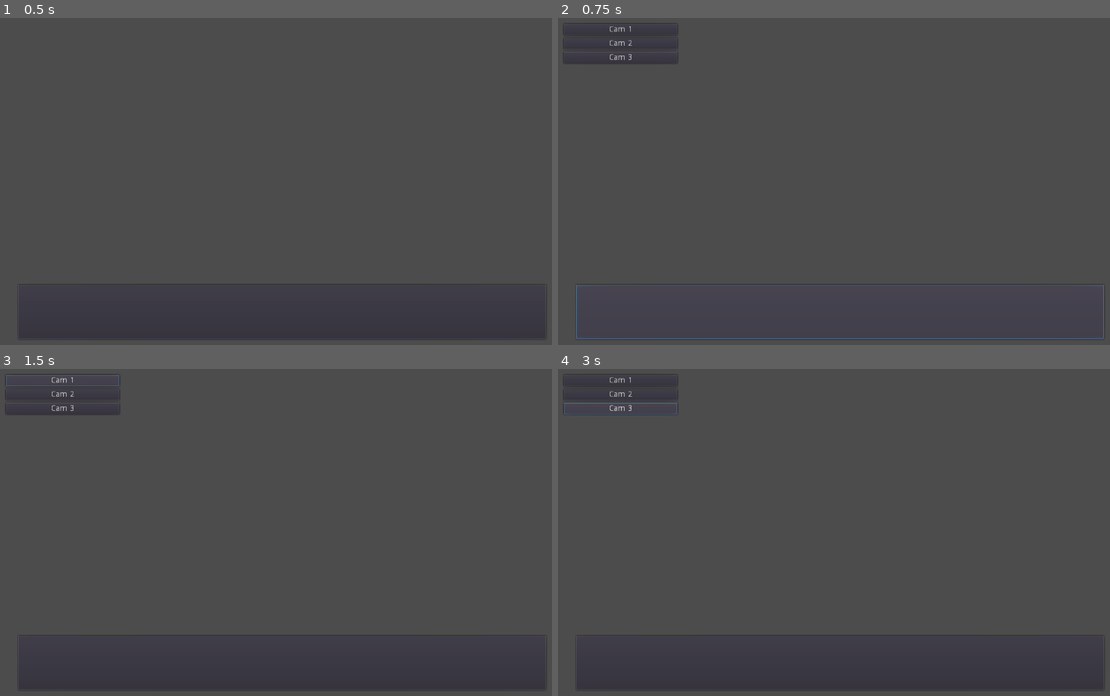
Above: before the commit, frames 1-4 (two rows, left to right).
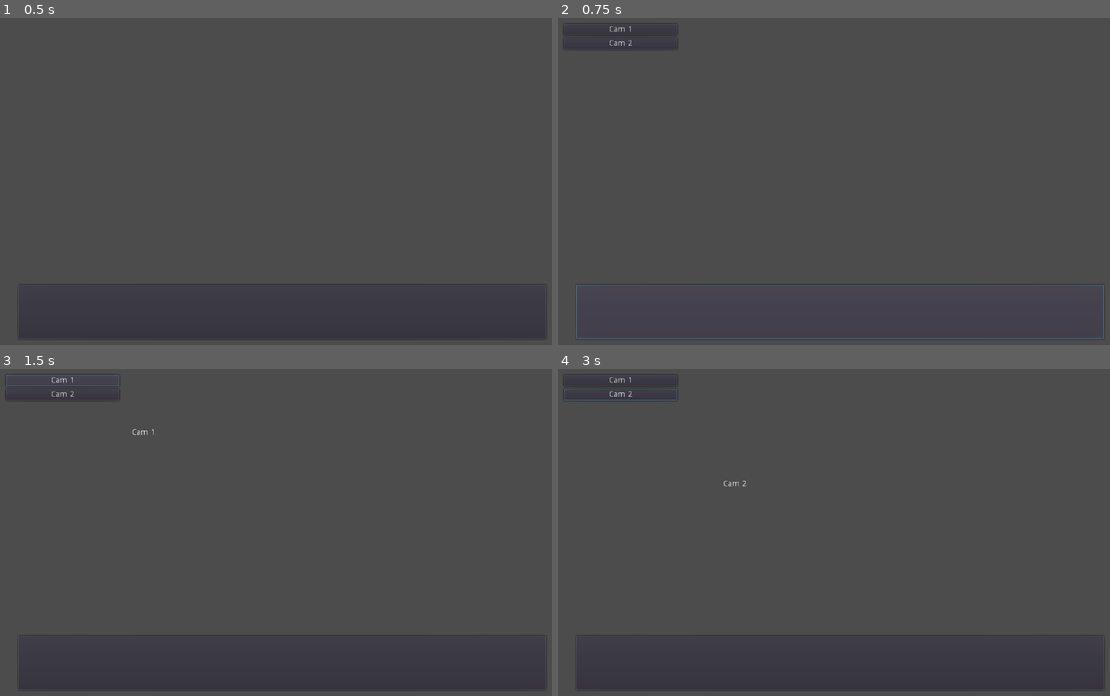
Above: after the commit, the same moments.

Repository: NSCarter/Five-Nights-At-The-Foundation
Game: Godot game, scene res://Scenes/Controls.tscn
Two runs of this game, one before a commit and one after it. Both use one fixed random seed, a clock stepped at 60 frames per second and the inputs below.
Inputs (mouse positions are in pixels of both pictures, inside the frame that each line leads up to):
- Up to frame 1 (0.5 s): no input
- Up to frame 2 (0.75 s): click (839, 312) at 0.5 s
- Up to frame 3 (1.5 s): click "Cam 1" at 1.25 s
- Up to frame 4 (3 s): click "Cam 2" at 2 s; click (618, 408) at 2.75 s, where only the run before the commit has a clickable "Cam 3"

Frame 1 is identical in both runs. In frame 2, less than 0.1% of the frame differs, in the area x 0-22%, y 10-14%; in frame 3, 0.1%; in frame 4, 0.2%, in the area x 0-35%, y 6-37%.

Commit message:
Click button to show new camera

Diff:
--- /dev/null
+++ b/Scenes/Cam 1.tscn
@@ -0,0 +1,10 @@
+[gd_scene format=2]
+
+[node name="Node2D" type="Node2D"]
+
+[node name="RichTextLabel" type="RichTextLabel" parent="."]
+margin_left = 252.735
+margin_top = 129.939
+margin_right = 880.735
+margin_bottom = 333.939
+text = "Cam 1"
--- /dev/null
+++ b/Scenes/Cam 2.tscn
@@ -0,0 +1,10 @@
+[gd_scene format=2]
+
+[node name="Node2D" type="Node2D"]
+
+[node name="RichTextLabel" type="RichTextLabel" parent="."]
+margin_left = 310.0
+margin_top = 218.0
+margin_right = 443.0
+margin_bottom = 301.0
+text = "Cam 2"
--- /dev/null
+++ b/Scenes/Cameras.gd
@@ -0,0 +1,17 @@
+extends Control
+
+func _on_Cam_1_pressed():
+	var cam = load("Scenes/Cam 1.tscn").instance()
+	remove_child_node()
+	$SelectedCam.add_child(cam)
+
+
+func _on_Cam_2_pressed():
+	var cam = load("Scenes/Cam 2.tscn").instance()
+	remove_child_node()
+	$SelectedCam.add_child(cam)
+
+func remove_child_node():
+	for n in $SelectedCam.get_children():
+		$SelectedCam.remove_child(n)
+		n.queue_free()
--- a/Scenes/Cameras.tscn
+++ b/Scenes/Cameras.tscn
@@ -1,8 +1,10 @@
-[gd_scene load_steps=2 format=2]
+[gd_scene load_steps=3 format=2]
 
 [ext_resource path="res://Scripts/ControlsButton.gd" type="Script" id=1]
+[ext_resource path="res://Scenes/Cameras.gd" type="Script" id=2]
 
-[node name="Node2D" type="Node2D"]
+[node name="Node2D" type="Control"]
+script = ExtResource( 2 )
 
 [node name="ControlsButton" type="Button" parent="."]
 margin_left = 59.0
@@ -29,11 +31,9 @@
 margin_bottom = 44.0
 text = "Cam 2"
 
-[node name="Cam 3" type="Button" parent="CameraButtons"]
-margin_top = 48.0
-margin_right = 194.0
-margin_bottom = 68.0
-text = "Cam 3"
+[node name="SelectedCam" type="Node2D" parent="."]
 
 [connection signal="mouse_entered" from="ControlsButton" to="ControlsButton" method="_on_ControlsButton_mouse_entered"]
 [connection signal="mouse_exited" from="ControlsButton" to="ControlsButton" method="_on_ControlsButton_mouse_exited"]
+[connection signal="pressed" from="CameraButtons/Cam 1" to="." method="_on_Cam_1_pressed"]
+[connection signal="pressed" from="CameraButtons/Cam 2" to="." method="_on_Cam_2_pressed"]
--- a/Scripts/Stats.gd
+++ b/Scripts/Stats.gd
@@ -1,3 +1,5 @@
 extends Node
 
 var night_started = false
+
+var selected_cam = 1
